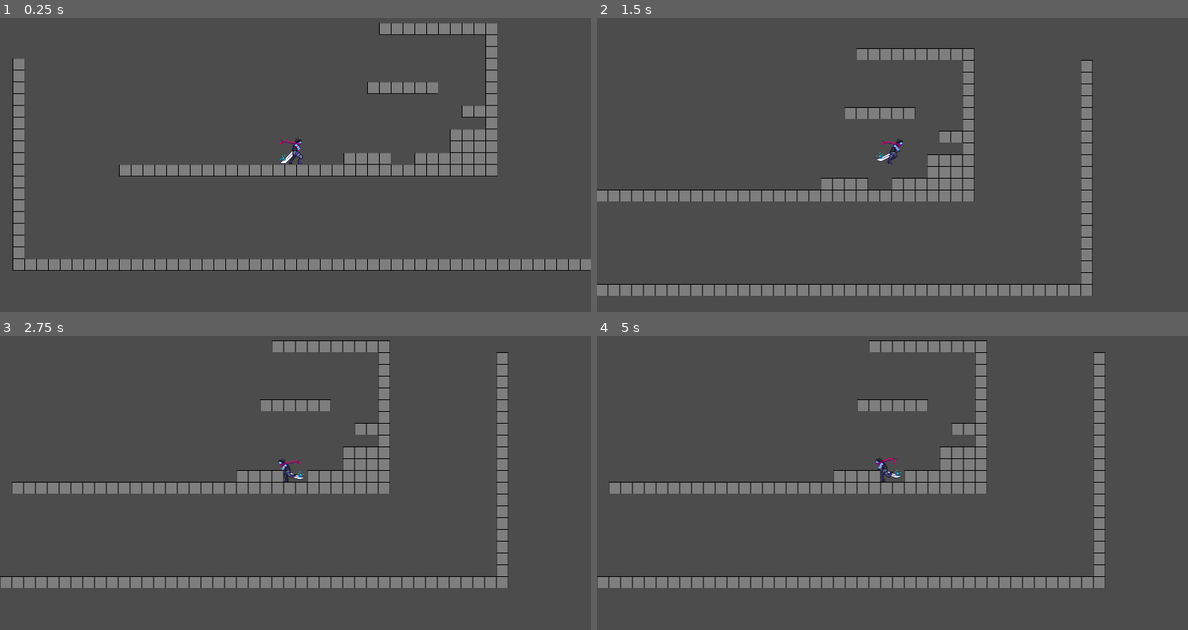
Above: before the commit, frames 1-4 (two rows, left to right).
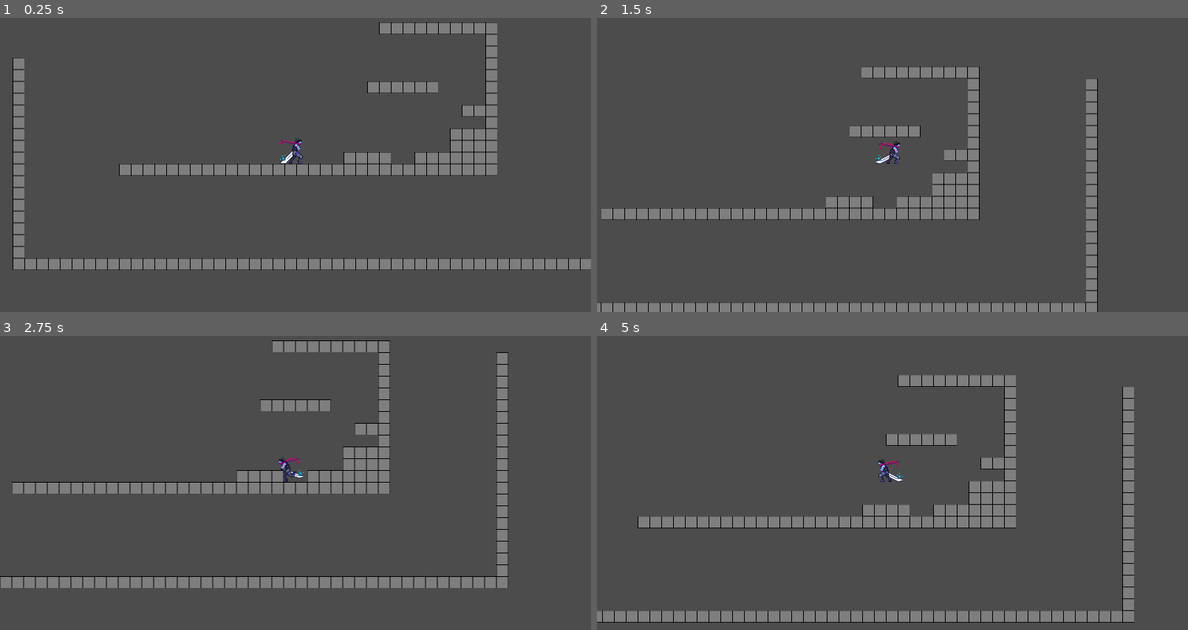
Above: after the commit, the same moments.

Repository: Desponark/The-Override
Game: Godot game, scene res://Game.tscn
Same seed, same stepped clock (60 frames per second), same inputs: the game is played once before the commit and once after it.
Inputs:
- Up to frame 1 (0.25 s): no input
- Up to frame 2 (1.5 s): tap Enter at 0.5 s; hold Right (ui_right) from 0.53 s (still down); tap Space (jump) at 0.6, 0.77, 1.07, 1.35 s
- Up to frame 3 (2.75 s): tap Space (jump) at 1.52, 1.82, 2.1 s; release Right (ui_right) at 2.03 s; hold Left (ui_left) from 2.03 s (still down)
- Up to frame 4 (5 s): release Left (ui_left) at 2.78 s; hold Right (ui_right) 2.78-4.28 s; tap Space (jump) at 2.85, 3.02, 3.32, 3.6, 3.77, 4.07, 4.35, 4.52, 4.82 s; hold Left (ui_left) from 4.28 s (still down)

The runs differ from the first frame. In frame 1, 1.4% of the frame differs, in the area x 2-100%, y 1-86%; in frame 2, 16%; in frame 3, 0.2%; in frame 4, 21%, in the area x 0-91%, y 1-98%.

Commit message:
- implemented more detailed jump and movement

Diff:
--- a/Prototype2/assets/player/Player.gd
+++ b/Prototype2/assets/player/Player.gd
@@ -1,61 +1,80 @@
 extends KinematicBody2D
 
+const upDiretion = Vector2.UP
 
-export var maxSpeed = 500
-export var maxJumpHeight = -500
-export var minJumpHeight = -200
-export var gravity = 1000
+export var maxSpeed = 600.0
+export var maxJumpHeight = -1500.0
+export var minJumpHeight = -500.0
+export var maximumJumps = 2
+export var doubleJumpHeight = -1200.0
+export var gravity = 4500.0
+export (float, 0, 1.0) var acceleration = 0.1
 export (float, 0, 1.0) var friction = 0.2
-export (float, 0, 1.0) var acceleration = 0.1
 
+var jumpsMade = 0
 var velocity = Vector2.ZERO
 
 export var maxHealth = 100
 var health = 100
-var stateMachine
 
 func _ready():
 	health = maxHealth
-	stateMachine = $AnimationTree.get("parameters/playback")
-	pass
 
-func _process(delta):
-	pass
+func _physics_process(delta: float):
+	var horizontalDirection = Input.get_action_strength("ui_right") - Input.get_action_strength("ui_left")
 
-func _physics_process(delta):
-	var direction = Input.get_action_strength("ui_right") - Input.get_action_strength("ui_left")
-	if direction != 0:
+	velocity = calculateMoveVelocity(horizontalDirection, delta)
+
+	var isFalling = velocity.y > 0.0 and not is_on_floor()
+	var isJumping = Input.is_action_just_pressed("jump") and is_on_floor()
+	var isDoubleJumping = Input.is_action_just_pressed("jump") and isFalling
+	var isJumpCancelled = Input.is_action_just_released("jump") and velocity.y < minJumpHeight
+	var isIdling = is_on_floor() and is_zero_approx(velocity.x)
+	var isRunning = is_on_floor() and not is_zero_approx(velocity.x)
+
+	# handle jumping
+	if isJumping:
+		jumpsMade += 1
+		velocity.y = maxJumpHeight
+	elif isDoubleJumping:
+		jumpsMade += 1
+		if jumpsMade <= maximumJumps:
+			velocity.y = doubleJumpHeight
+	elif isJumpCancelled:
+		velocity.y = minJumpHeight
+	elif isIdling or isRunning:
+		jumpsMade = 0
+
+	# play animations
+	if isJumping or isDoubleJumping:
+		$AnimationPlayer.play("Jump")
+	elif isRunning:
+		$AnimationPlayer.play("Run")
+	elif isFalling:
+#		$AnimationPlayer.play("Fall")
+		pass
+	elif isIdling:
+		$AnimationPlayer.play("Idle")
+
+	velocity = move_and_slide(velocity, upDiretion)
+
+	switchSpriteDirection(horizontalDirection)
+
+func calculateMoveVelocity(horizontalDirection, delta):
+	if horizontalDirection != 0:
 		# speed up the player
-		velocity.x = lerp(velocity.x, direction * maxSpeed, acceleration)
-		switchSpriteDirection(direction)
-		$AnimationPlayer.play("Run")
-#		stateMachine.travel("run")
+		velocity.x = lerp(velocity.x, horizontalDirection * maxSpeed, acceleration)
 	else:
 		# slow down the player
 		velocity.x = lerp(velocity.x, 0, friction)
-		$AnimationPlayer.play("Idle")
-#		stateMachine.travel("idle")
-
 	# aplly downwards gravity
 	velocity.y += gravity * delta
 
-	velocity = move_and_slide(velocity, Vector2.UP)
+	return velocity
 
-	jump()
-
-
-func jump():
-	if Input.is_action_just_pressed("jump") && is_on_floor():
-		velocity.y = maxJumpHeight
-		pass
-	elif Input.is_action_just_released("jump") && velocity.y < minJumpHeight:
-		velocity.y = minJumpHeight
-		pass
-
-
-func switchSpriteDirection(direction):
-	# switch direction
-	if direction > 0:
-		$Sprite.scale.x = 2
-	else:
-		$Sprite.scale.x = -2
+func switchSpriteDirection(horizontalDirection):
+	if horizontalDirection != 0:
+		if horizontalDirection > 0:
+			$Sprite.flip_h = false
+		else:
+			$Sprite.flip_h = true
--- a/Prototype2/assets/player/Player.tscn
+++ b/Prototype2/assets/player/Player.tscn
@@ -283,49 +283,6 @@
 "values": [ Vector2( -9, 0 ) ]
 }
 
-[sub_resource type="AnimationNodeAnimation" id=10]
-animation = "Attack"
-
-[sub_resource type="AnimationNodeAnimation" id=9]
-animation = "Idle"
-
-[sub_resource type="AnimationNodeAnimation" id=11]
-animation = "Jump"
-
-[sub_resource type="AnimationNodeAnimation" id=12]
-animation = "Run"
-
-[sub_resource type="AnimationNodeStateMachineTransition" id=13]
-
-[sub_resource type="AnimationNodeStateMachineTransition" id=15]
-
-[sub_resource type="AnimationNodeStateMachineTransition" id=16]
-switch_mode = 2
-auto_advance = true
-
-[sub_resource type="AnimationNodeStateMachineTransition" id=17]
-
-[sub_resource type="AnimationNodeStateMachineTransition" id=18]
-switch_mode = 2
-auto_advance = true
-
-[sub_resource type="AnimationNodeStateMachineTransition" id=19]
-
-[sub_resource type="AnimationNodeStateMachine" id=7]
-states/Attack/node = SubResource( 10 )
-states/Attack/position = Vector2( 901, 155 )
-states/Idle/node = SubResource( 9 )
-states/Idle/position = Vector2( 703, 89 )
-states/Jump/node = SubResource( 11 )
-states/Jump/position = Vector2( 541, 155 )
-states/Run/node = SubResource( 12 )
-states/Run/position = Vector2( 703, -13 )
-transitions = [ "Idle", "Run", SubResource( 13 ), "Idle", "Attack", SubResource( 15 ), "Attack", "Idle", SubResource( 16 ), "Idle", "Jump", SubResource( 17 ), "Jump", "Idle", SubResource( 18 ), "Run", "Idle", SubResource( 19 ) ]
-start_node = "Idle"
-graph_offset = Vector2( -43, -47 )
-
-[sub_resource type="AnimationNodeStateMachinePlayback" id=8]
-
 [node name="Player" type="KinematicBody2D"]
 script = ExtResource( 2 )
 friction = 0.15
@@ -341,6 +298,7 @@
 shape = SubResource( 1 )
 
 [node name="AnimationPlayer" type="AnimationPlayer" parent="."]
+autoplay = "Idle"
 anims/Attack = SubResource( 5 )
 anims/Idle = SubResource( 2 )
 anims/Jump = SubResource( 3 )
@@ -349,8 +307,3 @@
 
 [node name="Camera2D" type="Camera2D" parent="."]
 current = true
-
-[node name="AnimationTree" type="AnimationTree" parent="."]
-tree_root = SubResource( 7 )
-anim_player = NodePath("../AnimationPlayer")
-parameters/playback = SubResource( 8 )
--- a/Prototype2/project.godot
+++ b/Prototype2/project.godot
@@ -65,6 +65,11 @@
 "events": [ Object(InputEventKey,"resource_local_to_scene":false,"resource_name":"","device":0,"alt":false,"shift":false,"control":false,"meta":false,"command":false,"pressed":false,"scancode":69,"physical_scancode":0,"unicode":0,"echo":false,"script":null)
  ]
 }
+attack={
+"deadzone": 0.5,
+"events": [ Object(InputEventKey,"resource_local_to_scene":false,"resource_name":"","device":0,"alt":false,"shift":false,"control":false,"meta":false,"command":false,"pressed":false,"scancode":70,"physical_scancode":0,"unicode":0,"echo":false,"script":null)
+ ]
+}
 
 [physics]
 
Not shown: 1 places in Prototype2/assets/player/Player.tscn that only renumber resources
